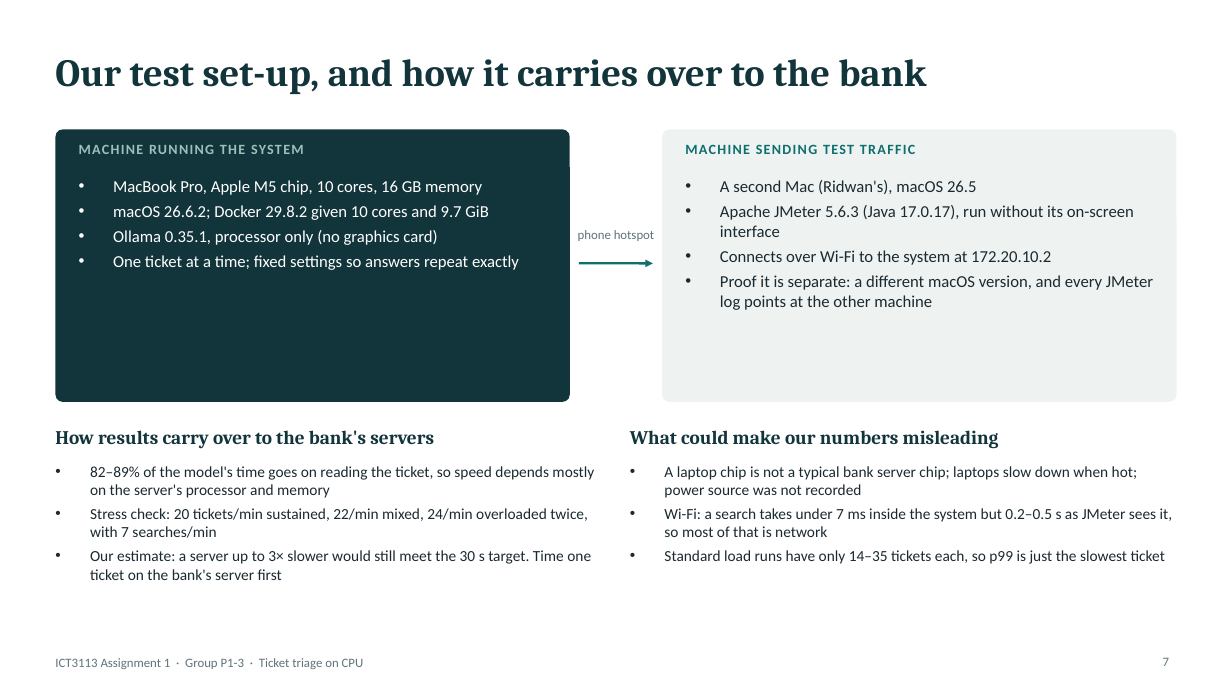
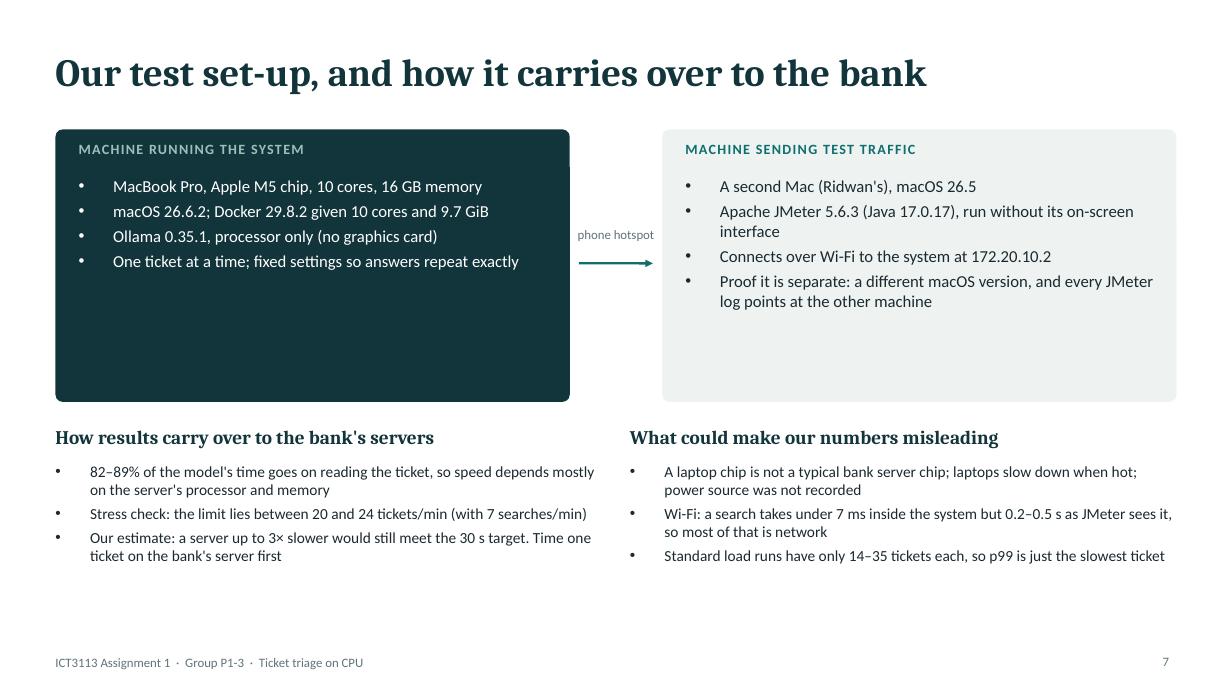
Before and after one commit to asdafsafas/ICT3113_A1_P1-3, a slide deck: slide 7 of slides/Group03.pptx. Drawn at 1232x693 pixels with LibreOffice and Linux fonts; fonts in the diff are those of the drawing. Boxes give left, top, right and bottom in pixels: in the first picture for what was removed or moved away, otherwise in the second. Text is boxed around its words. In the diff, an @@ line names an element or a change of style, - is before the commit and + after.

```diff
--- a/slides/Group03.pptx
+++ b/slides/Group03.pptx
@@ text at [90, 508, 587, 521]: text changed @@
-• Stress check: 20 tickets/min sustained, 22/min mixed, 24/min overloaded twice, with 7 searches/min
+• Stress check: the limit lies between 20 and 24 tickets/min (with 7 searches/min)
```
Also in this commit, not shown: 3 other slides changed, 1 other file.
